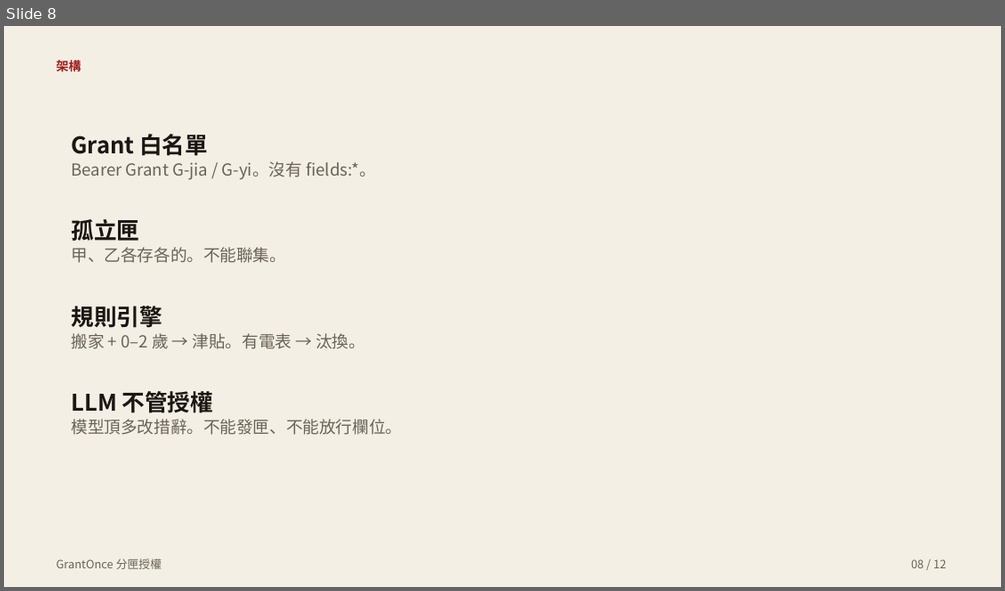
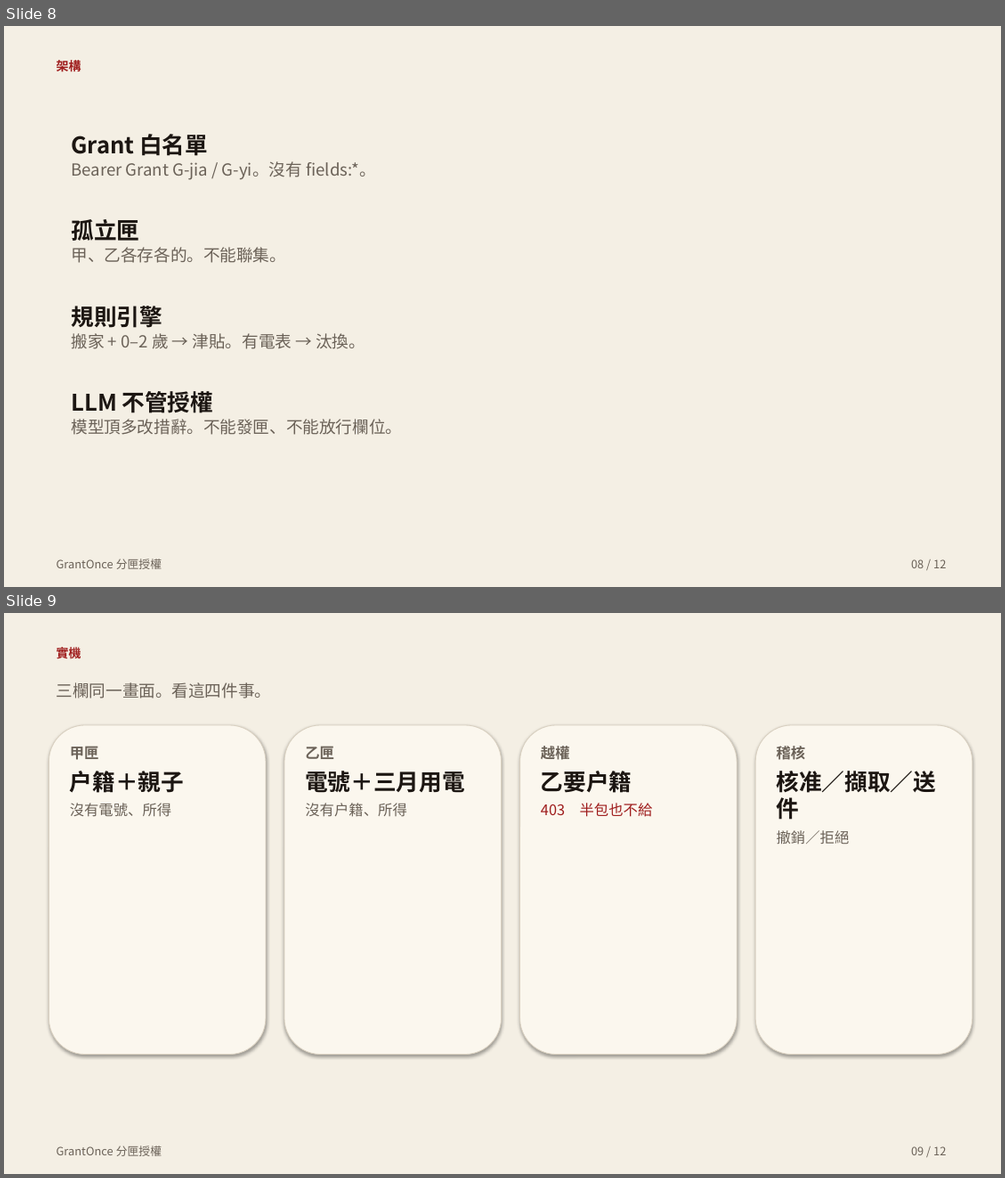
Before and after one commit to do0x0ob/GrantOnce, a slide deck: pitch/GrantOnce.pptx. Shown one above the other, each under a label of ours: slide 8 before the commit, slides 8 and 9 after it. The pictures are 1005x591 and 1005x1178 pixels, drawn with LibreOffice and Linux fonts; fonts in the diff are those of the drawing. Boxes give left, top, right and bottom in pixels: in the first picture for what was removed or moved away, otherwise in the second. Text is boxed around its words. In the diff, an @@ line names an element or a change of style, - is before the commit and + after.

```diff
--- a/pitch/GrantOnce.pptx
+++ b/pitch/GrantOnce.pptx
@@ slide 9 added at [4,613,1001,1174], background #FFFFFF @@
@@ rectangle added at [4,613,1001,1174], fill #F4EFE4 @@
@@ text added at [57,645,81,661], 12 pt, text #9F1D1D, bold @@
+實機
@@ text added at [57,682,272,698], 16 pt, text #6B6258 @@
+三欄同一畫面。看這四件事。
@@ rounded rectangle added at [48,725,266,1054], fill #FBF7EE, outline #D9D0C0 0.75 pt @@
@@ text added at [70,746,184,817], 14 pt, text #6B6258, bold @@
+甲匣
+戶籍＋親子
+沒有電號、所得
@@ rounded rectangle added at [284,725,502,1054], fill #FBF7EE, outline #D9D0C0 0.75 pt @@
@@ text added at [305,746,464,817], 14 pt, text #6B6258, bold @@
+乙匣
+電號＋三月用電
+沒有戶籍、所得
@@ rounded rectangle added at [520,725,736,1054], fill #FBF7EE, outline #D9D0C0 0.75 pt @@
@@ text added at [541,746,653,817], 14 pt, text #9F1D1D @@
+越權
+乙要戶籍
+403 半包也不給
@@ rounded rectangle added at [755,725,972,1054], fill #FBF7EE, outline #D9D0C0 0.75 pt @@
@@ text added at [777,746,936,844], 22 pt, text #1C1612, bold @@
+稽核
+核准／擷取／送件
+撤銷／拒絕
@@ text added at [57,1145,162,1156], 11 pt, text #6B6258 @@
+GrantOnce 分匣授權
@@ text added at [911,1146,946,1155], 11 pt, text #6B6258 @@
+09 / 12
```
Also in this commit, not shown: 1 slide changed, 1 slide removed, 4 other files.
